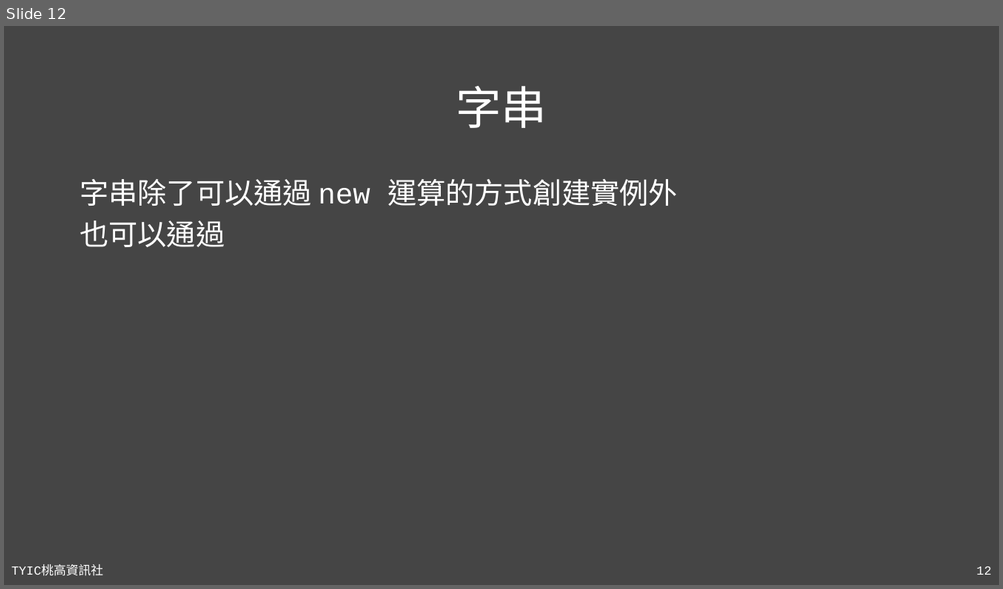
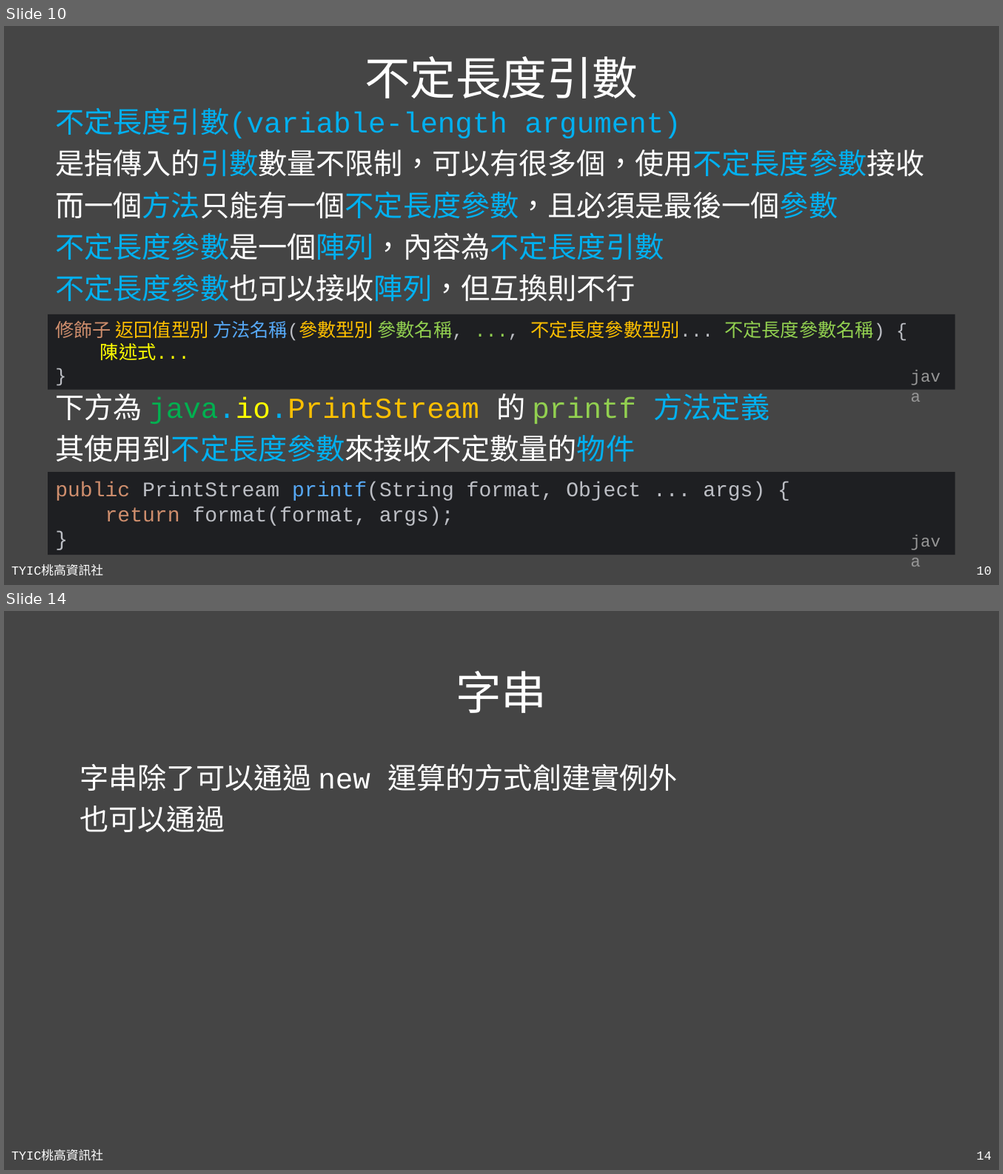
Before and after one commit to TYSHIC/slides, a slide deck: powerpoint/10_包裝類別與工具類別(1).pptx. Shown one above the other, each under a label of ours: slide 12 before the commit, slides 10 and 14 after it; the slides between them are not shown. The pictures are 1003x589 and 1003x1174 pixels, drawn with LibreOffice and Linux fonts; fonts in the diff are those of the drawing. Boxes give left, top, right and bottom in pixels: in the first picture for what was removed or moved away, otherwise in the second. Text is boxed around its words. In the diff, an @@ line names an element or a change of style, - is before the commit and + after.

```diff
--- a/powerpoint/10_包裝類別與工具類別(1).pptx
+++ b/powerpoint/10_包裝類別與工具類別(1).pptx
@@ slide 10 added at (4,26,999,585), background #454545; not listed: 2 template elements that a slide beside it also shows @@
@@ title added at (364,56,638,99), 44 pt, text #FFFFFF @@
+不定長度引數
@@ text added at (55,108,924,302), 28 pt, text #00B0F0 @@
+不定長度引數(variable-length argument)
+是指傳入的引數數量不限制，可以有很多個，使用不定長度參數接收
+而一個方法只能有一個不定長度參數，且必須是最後一個參數
+不定長度參數是一個陣列，內容為不定長度引數
+不定長度參數也可以接收陣列，但互換則不行
@@ rectangle added at (48,315,956,390), fill #1E1F22, 18 pt, text #FFC000 @@
+修飾子 返回值型別 方法名稱(參數型別 參數名稱, ..., 不定長度參數型別... 不定長度參數名稱) {
+陳述式...
+}
@@ text added at (903,363,955,390), 16 pt, text #969696 @@
+java
@@ text added at (55,394,770,463), 28 pt, text #FFFFFF @@
+下方為 java.io.PrintStream 的 printf 方法定義
+其使用到不定長度參數來接收不定數量的物件
@@ rectangle added at (48,472,956,555), fill #1E1F22, 20 pt, text #BCBEC4 @@
+public PrintStream printf(String format, Object ... args) {
+return format(format, args);
+}
@@ text added at (903,528,955,555), 16 pt, text #969696 @@
+java
@@ what was slide 12 is now slide 14 @@
@@ page number at (976,1152,991,1160): text changed @@
-12
+14
```
Also in this commit, not shown: 4 slides changed, 1 other slide added, 3 other files.
